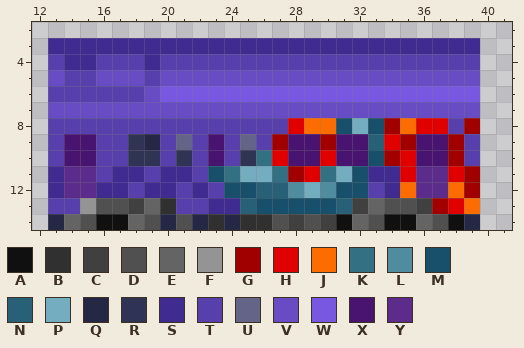
Sprite sheet, stored at docs/download_page/_static/GENERATOR_CAR_A_TRAIN.png. Above is the file before it was changed.
The file is 70x15 pixels. Shown: x 12..41, y 2..14.
Palette (. is transparent): A #101010  B #303030  C #404040  D #505050  E #646464  F #949494  G #a00000  H #e00000  J #fc6c00  K #347084  L #508ca0  M #18506c  N #286078  P #74acc0  Q #242844  R #303454  S #402c90  T #5840ac  U #646488  V #684cc4  W #7858e0  X #481470  Y #5c2c8c
Pixels before, first column x 13:
 3 SSSSSSSSSSSSSSSSSSSSSSSSSSS
 4 TSSTTTSTTTTTTTTTTTTTTTTTTTT
 5 VTTVVVTVVVVVVVVVVVVVVVVVVVV
 6 TTTTTTVWWWWWWWWWWWWWWWWWWWW
 7 VVVVVVVVVVVVVVVVVVVVVVVVVVV
 8 TTTTTTTTTTTTTTTHJJMPMGJHHTG
 9 TXXTTRQTUTXTUTGXXGXXNHGXXGT
10 TXXTTRRTRTXTRKHXXHXXMGHXXGT
11 SYYTSSTSSTMKPPKGHKPMSSHYYHG
12 SYYSSTSSTSTMMNNLPLMMTSJYYJG
13 TTFDDCEBTTSSNMMMMMNCEDDCGHJ
14 QEDAAEDQDQBQBBDCDCAEDAAEDAQ
Once edited:
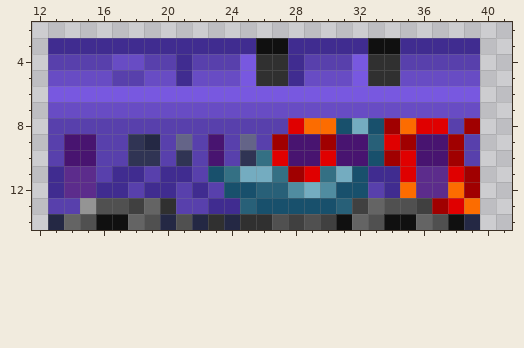
Commit: Apply #361: A-train 객차 그래픽 분리
What changed:
Changed rows in their new state; - is an unchanged pixel.
first column x 13:
 3 -------------AA-----AA
 4 -TT-VVT-S---WBBS---WBB
 5 -VV-TTV-S---WBBS---WBB
 6 WWWWWWW---------------
